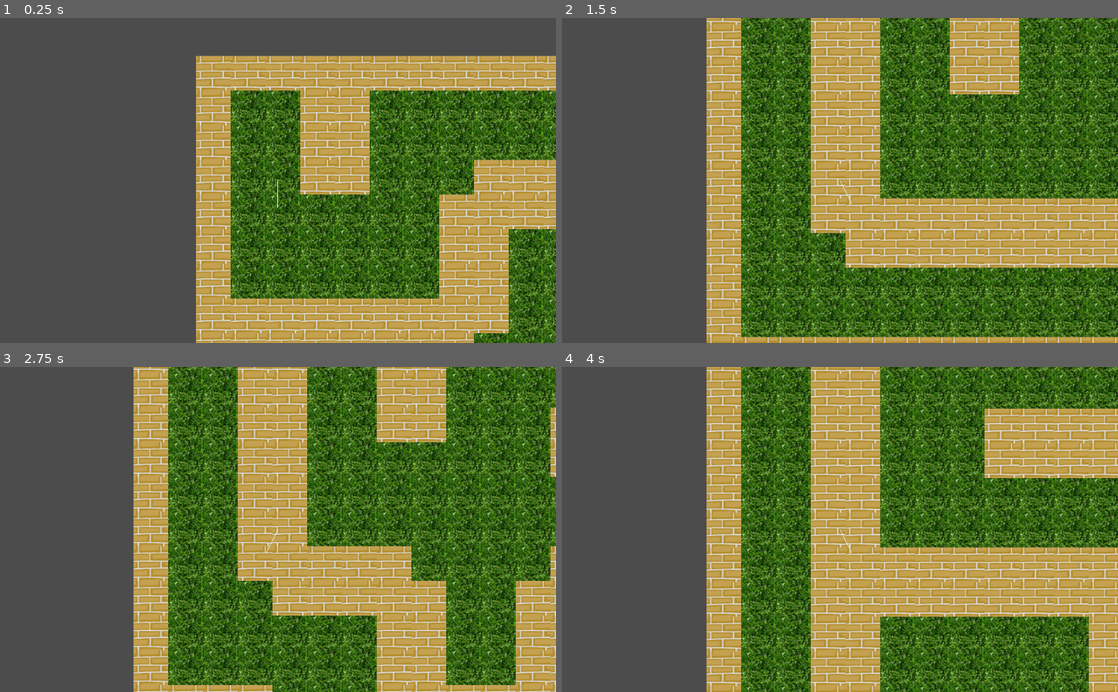
Above: before the commit, frames 1-4 (two rows, left to right).
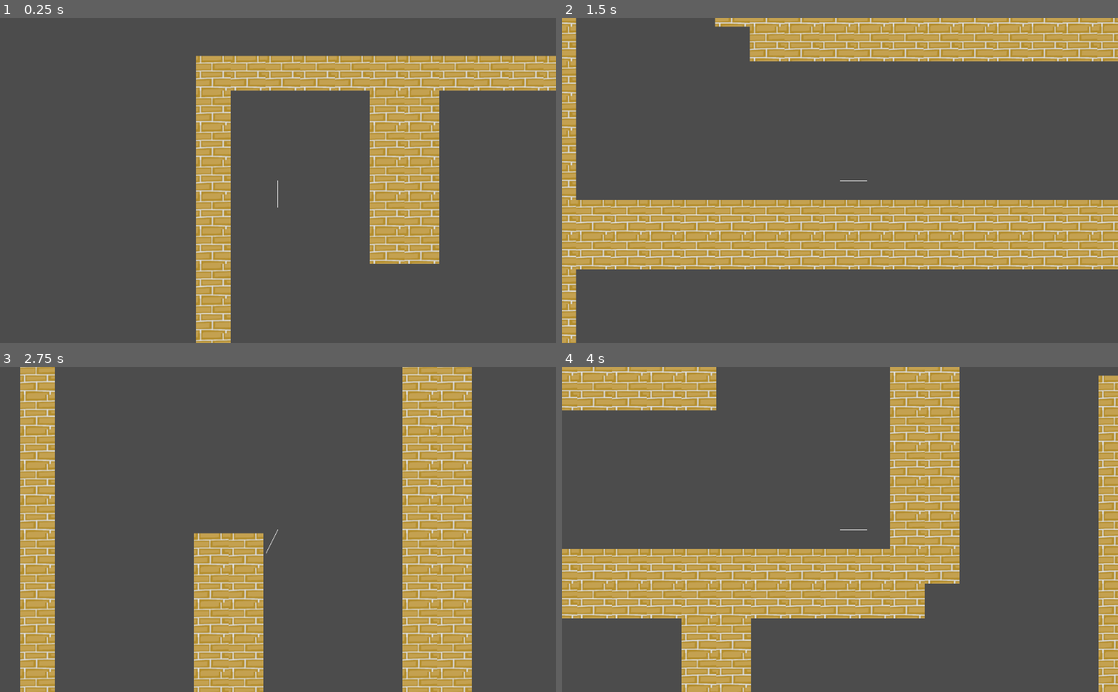
Above: after the commit, the same moments.

Repository: drarbego/Diggers
Game: Godot game, scene res://Maze.tscn
Same seed, same stepped clock (60 frames per second), same inputs: the game is played once before the commit and once after it.
Inputs (mouse positions are in pixels of both pictures, inside the frame that each line leads up to):
- Up to frame 1 (0.25 s): no input
- Up to frame 2 (1.5 s): move the mouse to (962, 164) at 0.52 s; hold Right (ui_right) from 0.53 s (still down); tap R (refresh) at 0.6 s; tap Space (jump) at 0.77, 1.07 s; click (962, 164) at 0.8 s; move the mouse to (728, 196) at 1.27 s; click (728, 196) at 1.35 s
- Up to frame 3 (2.75 s): tap Space (jump) at 1.52, 1.55, 1.82, 2.1 s; move the mouse to (333, 458) at 2.02 s; release Right (ui_right) at 2.03 s; hold Left (ui_left) from 2.03 s (still down); tap R (refresh) at 2.3 s
- Up to frame 4 (4 s): move the mouse to (812, 594) at 2.77 s; release Left (ui_left) at 2.78 s; hold Right (ui_right) from 2.78 s (still down); tap R (refresh) at 2.85 s; tap Space (jump) at 3.02, 3.32, 3.77, 3.8 s; click (812, 594) at 3.05 s; move the mouse to (1006, 578) at 3.52 s; click (1006, 578) at 3.6 s

The runs differ from the first frame. In frame 1, 45% of the frame differs, in the area x 41-100%, y 22-100%; in frame 2, 75%; in frame 3, 80%, in the area x 3-100%, y 0-100%; in frame 4, 80%.

Commit message:
wip

Diff:
--- a/Maze.gd
+++ b/Maze.gd
@@ -5,7 +5,7 @@
 class Cell:
 	var x
 	var y
-	var square_tiles = 4
+	var square_tiles = 6
 	var size = square_tiles * TILE_SIZE
 	var visited = false
 
@@ -31,8 +31,8 @@
 		return Vector2((self.x+1) * square_tiles, (self.y+1)*square_tiles)
 
 var cells = []
-var rows = 10
-var cols = 10
+var rows = 8
+var cols = 8
 
 func _ready():
 	randomize()
@@ -136,7 +136,7 @@
 		for x in range(tl.x, br.x):
 			local_y = 0
 			for y in range(tl.y, br.y):
-				var tile_id = 0
+				var tile_id = -1
 				if cell.up_wall and local_y == 0:
 					tile_id = 2
 				if cell.down_wall and local_y == cell.square_tiles-1:
--- a/characters/ControllableCharacter.gd
+++ b/characters/ControllableCharacter.gd
@@ -13,10 +13,14 @@
 var can_jump = true
 var jump_speed = 2000
 var is_jumping = false
+var is_bouncing = false
+var bounce_x_dir = 0
 var is_attached_to_rope = false
 var rope = null
+var PULL_SPEED = 100
 
 var jump_timer = Timer.new()
+var bounce_timer = Timer.new()
 
 func _ready():
 	jump_timer.set_wait_time(0.2)
@@ -24,9 +28,17 @@
 	jump_timer.connect("timeout", self, "_on_jump_timer_timeout")
 	add_child(jump_timer)
 
+	bounce_timer.set_wait_time(0.2)
+	bounce_timer.set_one_shot(true)
+	bounce_timer.connect("timeout", self, "_on_bounce_timer_timeout")
+	add_child(bounce_timer)
+
 func _on_jump_timer_timeout():
 	is_jumping = false
 	velocity.y = 0.0
+
+func _on_bounce_timer_timeout():
+	is_bouncing = false
 
 func _physics_process(delta):
 	var direction = get_direction()
@@ -50,18 +62,47 @@
 	elif v.y >= MAX_FALL_SPEED:
 		v.y = MAX_FALL_SPEED
 	else:
-		# v += Vector2.DOWN * gravity * delta
 		v += (Vector2.DOWN * gravity/2) + (Vector2.DOWN * gravity * delta)
+
+	if self.rope:
+		var rope_vector = to_local(self.rope.global_position)
+		if self.rope.length < rope_vector.length():
+			print("length is less than vector")
+			var rope_pull_vector = rope_vector.normalized() * PULL_SPEED
+			# rope_pull_vector.x *= 4
+			v += rope_pull_vector
 
 	return v
 
 func get_direction():
-	if Input.is_action_just_pressed("jump") and is_on_floor() and not is_jumping:
-		is_jumping = true
-		jump_timer.start()
+	var x_dir = Input.get_action_strength("ui_right") - Input.get_action_strength("ui_left")
+
+	if is_bouncing:
+		x_dir = bounce_x_dir
+
+	if not is_on_floor():
+		x_dir /= 4
+
+	if Input.is_action_just_pressed("jump"):
+		if self.rope:
+			self.rope.queue_free()
+			self.rope = null
+
+		if (is_on_floor() or is_on_wall()) and not is_jumping:
+			is_jumping = true
+			jump_timer.start()
+
+			if is_on_wall() and not is_on_floor() and get_slide_count():
+				var collision = get_slide_collision(0)
+
+				is_bouncing = true
+				bounce_x_dir = collision.normal.x
+
+				x_dir += bounce_x_dir
+				bounce_timer.start()
 
 	return Vector2(
-		Input.get_action_strength("ui_right") - Input.get_action_strength("ui_left"),
+		x_dir,
 		-1 if is_jumping else 0
 	).normalized()
 
--- a/characters/WeaponContainer.gd
+++ b/characters/WeaponContainer.gd
@@ -1,4 +1,6 @@
 extends Node2D
+
+# Deshacerse de esta abstracción
 
 
 const CONTAINER_DISTANCE = 40
@@ -34,6 +36,6 @@
 	var weapon = get_node("Weapons").get_children()[current_weapon]
 	var projectile = weapon.get_projectile()
 	projectile.rotation = aimed_direction.angle()
-	projectile.position = get_node("..").position + self.position
+	projectile.global_position = self.global_position
 	get_node("../../").add_child(projectile)
 	projectile.apply_impulse(Vector2.ZERO, aimed_direction * weapon.SPEED)
--- a/project.godot
+++ b/project.godot
@@ -40,6 +40,20 @@
 , Object(InputEventKey,"resource_local_to_scene":false,"resource_name":"","device":0,"alt":false,"shift":false,"control":false,"meta":false,"command":false,"pressed":false,"scancode":68,"unicode":0,"echo":false,"script":null)
  ]
 }
+ui_up={
+"deadzone": 0.5,
+"events": [ Object(InputEventKey,"resource_local_to_scene":false,"resource_name":"","device":0,"alt":false,"shift":false,"control":false,"meta":false,"command":false,"pressed":false,"scancode":16777232,"unicode":0,"echo":false,"script":null)
+, Object(InputEventJoypadButton,"resource_local_to_scene":false,"resource_name":"","device":0,"button_index":12,"pressure":0.0,"pressed":false,"script":null)
+, Object(InputEventKey,"resource_local_to_scene":false,"resource_name":"","device":0,"alt":false,"shift":false,"control":false,"meta":false,"command":false,"pressed":false,"scancode":87,"unicode":0,"echo":false,"script":null)
+ ]
+}
+ui_down={
+"deadzone": 0.5,
+"events": [ Object(InputEventKey,"resource_local_to_scene":false,"resource_name":"","device":0,"alt":false,"shift":false,"control":false,"meta":false,"command":false,"pressed":false,"scancode":16777234,"unicode":0,"echo":false,"script":null)
+, Object(InputEventJoypadButton,"resource_local_to_scene":false,"resource_name":"","device":0,"button_index":13,"pressure":0.0,"pressed":false,"script":null)
+, Object(InputEventKey,"resource_local_to_scene":false,"resource_name":"","device":0,"alt":false,"shift":false,"control":false,"meta":false,"command":false,"pressed":false,"scancode":83,"unicode":0,"echo":false,"script":null)
+ ]
+}
 refresh={
 "deadzone": 0.5,
 "events": [ Object(InputEventKey,"resource_local_to_scene":false,"resource_name":"","device":0,"alt":false,"shift":false,"control":false,"meta":false,"command":false,"pressed":false,"scancode":82,"unicode":0,"echo":false,"script":null)
--- a/weapons/Arrow.gd
+++ b/weapons/Arrow.gd
@@ -3,9 +3,15 @@
 
 var rope_class = preload("res://weapons/Rope.tscn")
 
+# esto no funcionará para multijugador
+onready var triggerer = get_node("/root/Maze/ControllableCharacter")
+
+
 func _on_Arrow_body_entered(body):
 	if body is TileMap:
 		var rope = rope_class.instance()
-		rope.position = self.position
+		rope.global_position = self.global_position
+		rope.triggerer = self.triggerer
+		rope.to_pos = get_global_mouse_position()
 		get_parent().add_child(rope)
 		queue_free()
--- /dev/null
+++ b/weapons/ChainLink.tscn
@@ -0,0 +1,8 @@
+[gd_scene load_steps=2 format=2]
+
+[sub_resource type="CircleShape2D" id=1]
+
+[node name="ChainLink" type="RigidBody2D"]
+
+[node name="CollisionShape2D" type="CollisionShape2D" parent="."]
+shape = SubResource( 1 )
--- a/weapons/Rope.gd
+++ b/weapons/Rope.gd
@@ -1,25 +1,66 @@
 extends Node2D
 
 
-# Declare member variables here. Examples:
-# var a = 2
-# var b = "text"
+var link_class = preload("res://weapons/ChainLink.tscn")
+var capsule_radius = 2
+var capsule_height = 70
+var to_pos = null
+var triggerer = null
+var length = null
+var rope_delta = null
 
-func _on_DetectionArea_body_entered(body):
-	if body is ControllableCharacter:
-		body.is_attached_to_rope = true
-		body.rope = $RigidBody2D4/DetectionArea
+func _ready():
+	# _generate_rope()
+	length = to_local(triggerer.global_position).length()
+	triggerer.rope = self
 
-func _on_DetectionArea_body_exited(body):
-	if body is ControllableCharacter:
-		body.is_attached_to_rope = false
-		body.rope = null
+func _generate_rope():
+	var rope_orientation_vector = (to_pos - self.global_position).normalized()
+	var rope_step_vector = rope_orientation_vector * capsule_height
 
-# Called when the node enters the scene tree for the first time.
-func _ready():
-	pass # Replace with function body.
+	var dist = (to_pos - self.global_position).length()
+	var steps = int(dist / capsule_height)
+	var prev_shape = $StaticBody2D
 
+	var _pos = self.global_position
+	for _i in range(steps):
+		var joint = PinJoint2D.new()
+		add_child(joint)
 
-# Called every frame. 'delta' is the elapsed time since the previous frame.
-#func _process(delta):
-#	pass
+		var new_shape = link_class.instance()
+		add_child(new_shape)
+		_pos += rope_step_vector
+		new_shape.global_position = prev_shape.global_position + rope_step_vector
+
+		joint.global_position = prev_shape.global_position + rope_step_vector / 2
+		joint.node_a = prev_shape.get_path()
+		joint.node_b = new_shape.get_path()
+
+		prev_shape = new_shape
+
+func _unhandled_input(event):
+	if event.is_action_pressed("ui_up"):
+		self.rope_delta = -5
+	if event.is_action_pressed("ui_down"):
+		self.rope_delta = 5
+	if event.is_action_released("ui_up") or event.is_action_released("ui_down"):
+		self.rope_delta = null
+
+func _draw():
+	draw_line(Vector2.ZERO, to_local(self.triggerer.global_position), Color(0.5, 0, 0.5))
+
+func _process(delta):
+	update()
+	if self.rope_delta != null:
+		self.length = clamp(self.length + rope_delta, 10, INF)
+		print("length ", self.length)
+
+# func _on_DetectionArea_body_entered(body):
+# 	if body is ControllableCharacter:
+# 		body.is_attached_to_rope = true
+# 		body.rope = $RigidBody2D4/DetectionArea
+
+# func _on_DetectionArea_body_exited(body):
+# 	if body is ControllableCharacter:
+# 		body.is_attached_to_rope = false
+# 		body.rope = null
--- a/weapons/Rope.tscn
+++ b/weapons/Rope.tscn
@@ -1,61 +1,6 @@
-[gd_scene load_steps=5 format=2]
+[gd_scene load_steps=2 format=2]
 
 [ext_resource path="res://weapons/Rope.gd" type="Script" id=1]
 
-[sub_resource type="RectangleShape2D" id=1]
-
-[sub_resource type="CapsuleShape2D" id=2]
-radius = 2.42215
-height = 21.6126
-
-[sub_resource type="RectangleShape2D" id=3]
-
 [node name="Rope" type="Node2D"]
 script = ExtResource( 1 )
-
-[node name="StaticBody2D" type="StaticBody2D" parent="."]
-
-[node name="CollisionShape2D" type="CollisionShape2D" parent="StaticBody2D"]
-shape = SubResource( 1 )
-
-[node name="PinJoint2D" type="PinJoint2D" parent="."]
-position = Vector2( 0, 12.058 )
-node_a = NodePath("../StaticBody2D")
-node_b = NodePath("../RigidBody2D")
-
-[node name="RigidBody2D" type="RigidBody2D" parent="."]
-position = Vector2( 0.066143, 26.5875 )
-
-[node name="CollisionShape2D" type="CollisionShape2D" parent="RigidBody2D"]
-shape = SubResource( 2 )
-
-[node name="PinJoint2D2" type="PinJoint2D" parent="."]
-position = Vector2( 0, 41.3229 )
-node_a = NodePath("../RigidBody2D")
-node_b = NodePath("../RigidBody2D3")
-
-[node name="RigidBody2D3" type="RigidBody2D" parent="."]
-position = Vector2( 0, 56.6536 )
-
-[node name="CollisionShape2D" type="CollisionShape2D" parent="RigidBody2D3"]
-shape = SubResource( 2 )
-
-[node name="PinJoint2D3" type="PinJoint2D" parent="."]
-position = Vector2( 0.187286, 72.0383 )
-node_a = NodePath("../RigidBody2D3")
-node_b = NodePath("../RigidBody2D4")
-
-[node name="RigidBody2D4" type="RigidBody2D" parent="."]
-position = Vector2( 0.374588, 86.2453 )
-
-[node name="CollisionShape2D" type="CollisionShape2D" parent="RigidBody2D4"]
-shape = SubResource( 2 )
-
-[node name="DetectionArea" type="Area2D" parent="RigidBody2D4"]
-position = Vector2( 0, 19.8526 )
-
-[node name="CollisionShape2D" type="CollisionShape2D" parent="RigidBody2D4/DetectionArea"]
-position = Vector2( -0.220448, 4.40892 )
-shape = SubResource( 3 )
-[connection signal="body_entered" from="RigidBody2D4/DetectionArea" to="." method="_on_DetectionArea_body_entered"]
-[connection signal="body_exited" from="RigidBody2D4/DetectionArea" to="." method="_on_DetectionArea_body_exited"]
